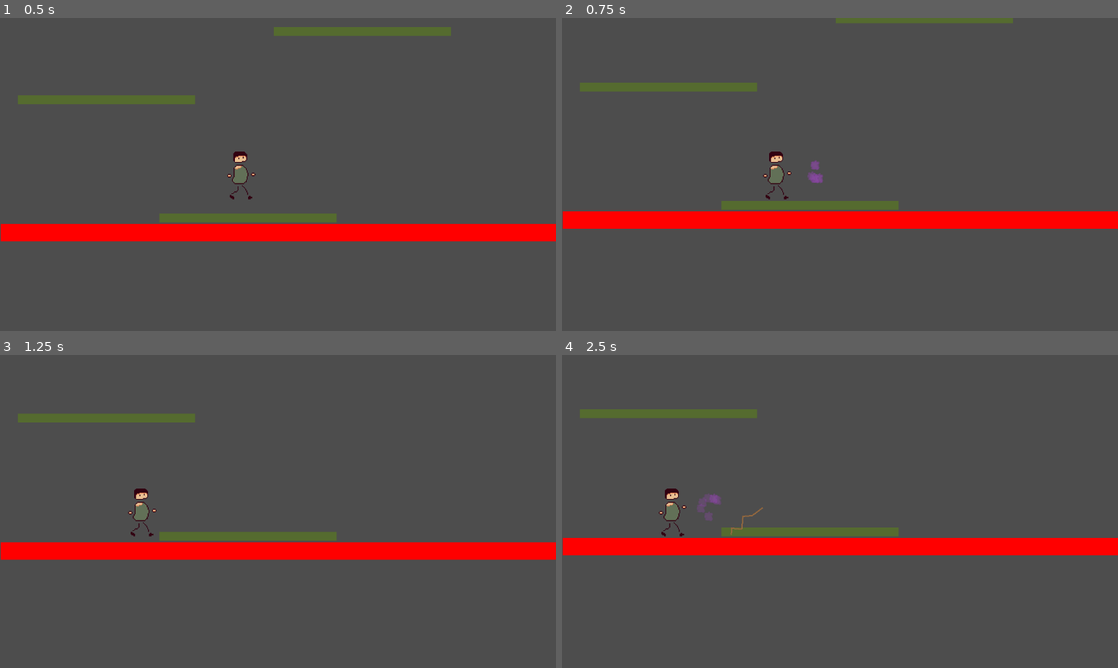
Above: before the commit, frames 1-4 (two rows, left to right).
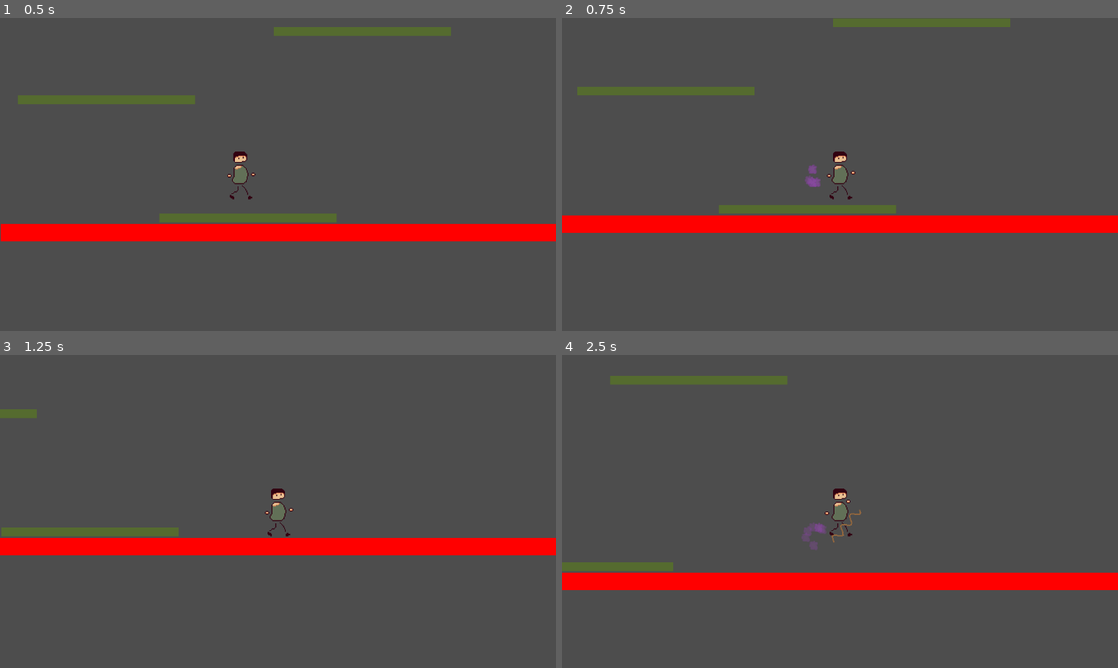
Above: after the commit, the same moments.

Repository: deejai/GodotWildJam55
Game: Godot game, scene res://Demo.tscn
Same seed, same stepped clock (60 frames per second), same inputs: the game is played once before the commit and once after it.
Inputs (mouse positions are in pixels of both pictures, inside the frame that each line leads up to):
- Up to frame 1 (0.5 s): no input
- Up to frame 2 (0.75 s): move the mouse to (962, 158) at 0.52 s; hold D (walk_right) from 0.53 s (still down); tap Space (explode) at 0.6 s
- Up to frame 3 (1.25 s): keep holding D (walk_right)
- Up to frame 4 (2.5 s): move the mouse to (728, 527) at 1.27 s; release D (walk_right) at 1.28 s; hold A (walk_left) 1.28-2.03 s; tap Space (explode) at 1.35, 2.3 s; tap Enter at 2 s; move the mouse to (895, 442) at 2.02 s; hold D (walk_right) from 2.03 s (still down); click (895, 442) at 2.1 s

Frame 1 is identical in both runs. In frame 2, 5.1% of the frame differs, in the area x 0-100%, y 0-69%; in frame 3, 5.9%; in frame 4, 15%, in the area x 0-100%, y 6-76%.
Error before the commit: Parse Error: Expected "in" or ":" after "for" variable name. (res://Objects/DudRope.gd:19)

Commit message:
some stuff

Diff:
--- a/Characters/Player.gd
+++ b/Characters/Player.gd
@@ -3,14 +3,13 @@
 const SPEED = 80.0
 const JUMP_VELOCITY = -400.0
 
-@onready var groundcast: RayCast2D = $GroundCast
+@onready var groundcasts: Array = $GroundCasts.get_children()
 @onready var walk_impulse_cd: Timer = $WalkImpulseCD
+var grounded: bool = false
 
 @onready var body: Node2D = $Body
 @onready var hand_R: Node2D = $Hand_R
 @onready var hand_L: Node2D = $Hand_L
-@onready var grab_area_R: Area2D = $Hand_R/Area2D
-@onready var grab_area_collision_R: CollisionShape2D = $Hand_R/Area2D/CollisionShape2D
 @onready var grab_cd_R: Timer = $Grab_CD_R
 @onready var grab_cd_L: Timer = $Grab_CD_L
 @onready var grapple_pin_R: Vector2
@@ -43,6 +42,12 @@
 	pass
 
 func _process(delta):
+	grounded = false
+	for groundcast in groundcasts:
+		if groundcast.is_colliding():
+			grounded = true
+			break
+
 	var mouse_pos: Vector2 = get_global_mouse_position()
 	var dir_to_mouse: Vector2 = position.direction_to(mouse_pos)
 	ropecast.rotation = dir_to_mouse.angle()
@@ -71,7 +76,7 @@
 		bomb.visible = false
 		bomb_timer.start()
 		explode_move_player.play()
-		apply_central_impulse(-bomb.position.normalized() * 800.0)
+		apply_central_impulse(bomb.position.normalized() * 800.0)
 
 	if Input.is_action_just_pressed("throw"):
 		var new_sand = sand.instantiate()
@@ -81,7 +86,7 @@
 
 	var direction = Input.get_axis("walk_left", "walk_right")
 	if direction:
-		if groundcast.is_colliding():
+		if grounded:
 			if walk_impulse_cd.is_stopped():
 				apply_central_impulse(Vector2(direction * SPEED, -100.0))
 				walk_impulse_cd.start()
--- a/Characters/Player.tscn
+++ b/Characters/Player.tscn
@@ -154,8 +154,30 @@
 wait_time = 0.35
 one_shot = true
 
-[node name="GroundCast" type="RayCast2D" parent="."]
+[node name="GroundCasts" type="Node2D" parent="."]
+
+[node name="GroundCast" type="RayCast2D" parent="GroundCasts"]
+position = Vector2(7, 46)
+target_position = Vector2(0, 18)
+collision_mask = 2
+
+[node name="GroundCast2" type="RayCast2D" parent="GroundCasts"]
 position = Vector2(0, 46)
+target_position = Vector2(0, 18)
+collision_mask = 2
+
+[node name="GroundCast3" type="RayCast2D" parent="GroundCasts"]
+position = Vector2(-7, 46)
+target_position = Vector2(0, 18)
+collision_mask = 2
+
+[node name="GroundCast4" type="RayCast2D" parent="GroundCasts"]
+position = Vector2(-14, 46)
+target_position = Vector2(0, 18)
+collision_mask = 2
+
+[node name="GroundCast5" type="RayCast2D" parent="GroundCasts"]
+position = Vector2(14, 46)
 target_position = Vector2(0, 18)
 collision_mask = 2
 
--- a/Objects/DudRope.gd
+++ b/Objects/DudRope.gd
@@ -1,8 +1,11 @@
 extends RigidBody2D
 
-var segments: float = 60.0
-var amplitude: float = 30.0
-var period: float = 15.0
+@onready var ropeline: Line2D = $Line2D
+
+var x_span: float = 100.0
+var amplitude: float = 10.0
+var period: float = 5.0
+@onready var x_jump: float = x_span / len(ropeline.points)
 
 var time_elapsed: float = 0.0
 
@@ -16,4 +19,5 @@
 	wiggle()
 
 func wiggle():
-	for i len
+	for i in len(ropeline.points):
+		ropeline.set_point_position(i, Vector2(i * x_jump, sin((i * x_jump + time_elapsed * time_elapsed * 100.0) / period) * amplitude * randf_range(0.8, 1.0)))
--- a/Objects/DudRope.tscn
+++ b/Objects/DudRope.tscn
@@ -11,7 +11,7 @@
 script = ExtResource("1_glw2t")
 
 [node name="Line2D" type="Line2D" parent="."]
-points = PackedVector2Array(-19, 17, -13, 3, 8, 13, 20, -14, 41, -9, 70, -18)
+points = PackedVector2Array(0, 0, 0, -8, 5, -12, 12, -10, 16, -4, 22, -1, 25, -6, 23, -11, 26, -16, 35, -18, 41, -16, 43, -10, 52, -10, 58, -17, 65, -21, 71, -19, 73, -14, 78, -10, 83, -13, 84, -19, 89, -23, 97, -24, 102, -20)
 width = 3.0
 texture = ExtResource("1_6opua")
 texture_mode = 1
Not shown: 1 places in Characters/Player.tscn that only renumber resources
